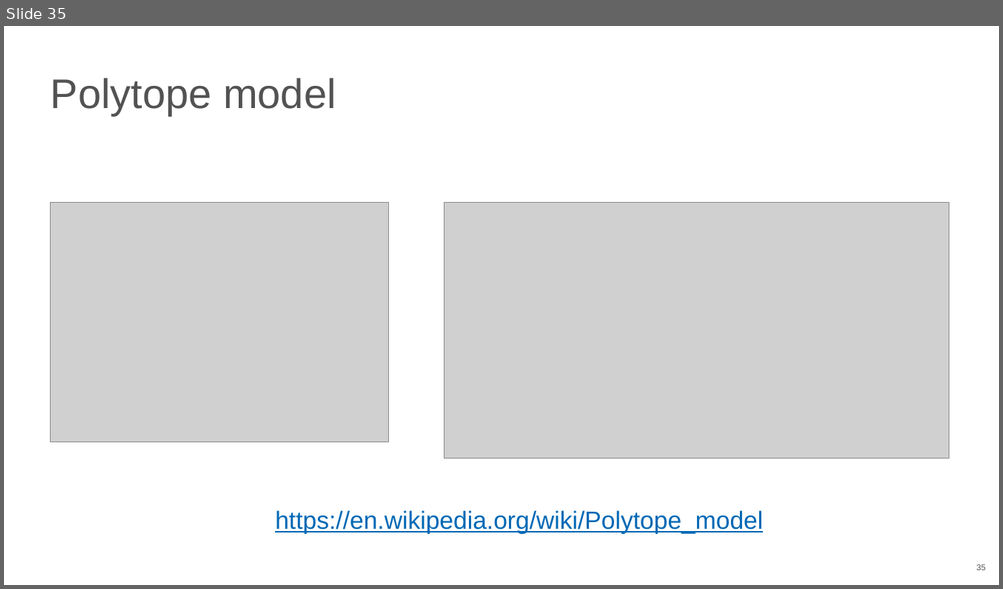
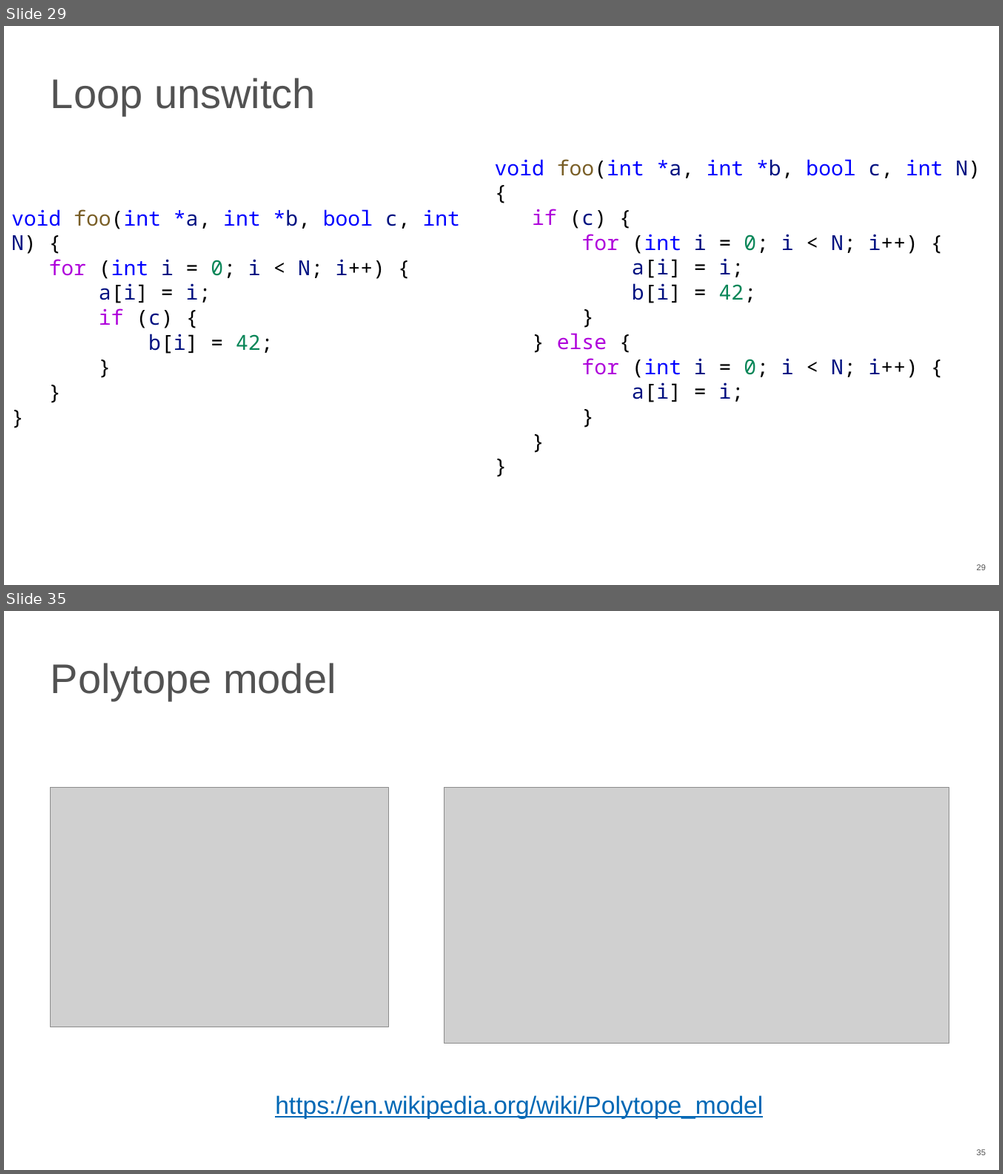
Before and after one commit to NN-complr-tech/Complr-course-lectures, a slide deck: 06-Optimizations-2.pptx. Shown one above the other, each under a label of ours: slide 35 before the commit, slides 29 and 35 after it; the slides between them are not shown. The pictures are 1003x589 and 1003x1174 pixels, drawn with LibreOffice and Linux fonts; fonts in the diff are those of the drawing; grey boxes stand for pictures. Boxes give left, top, right and bottom in pixels: in the first picture for what was removed or moved away, otherwise in the second. Text is boxed around its words. In the diff, an @@ line names an element or a change of style, - is before the commit and + after.

Commit message:
Update 06-Optimizations-2 slides (2026)
- Fix typo on loop unroll/reroll slides
- Convert loop example screenshots to the text

```diff
--- a/06-Optimizations-2.pptx
+++ b/06-Optimizations-2.pptx
@@ slide 29 added at <box>4,26,999,585</box>, background #FFFFFF; not listed: 1 template element that a slide beside it also shows @@
@@ title added at <box>51,78,316,116</box>, 40 pt, text #525252 @@
+Loop unswitch
@@ text added at <box>495,159,980,403</box>, 20 pt, text #000000 @@
+void foo(int *a, int *b, bool c, int N) {
+if (c) {
+for (int i = 0; i < N; i++) {
+a[i] = i;
+b[i] = 42;
+}
+} else {
+for (int i = 0; i < N; i++) {
+a[i] = i;
+}
+}
+}
@@ text added at <box>11,210,460,354</box>, 20 pt, text #000000 @@
+void foo(int *a, int *b, bool c, int N) {
+for (int i = 0; i < N; i++) {
+a[i] = i;
+if (c) {
+b[i] = 42;
+}
+}
+}
```
Also in this commit, not shown: 1 slide changed, 9 other slides added, 10 slides removed.
